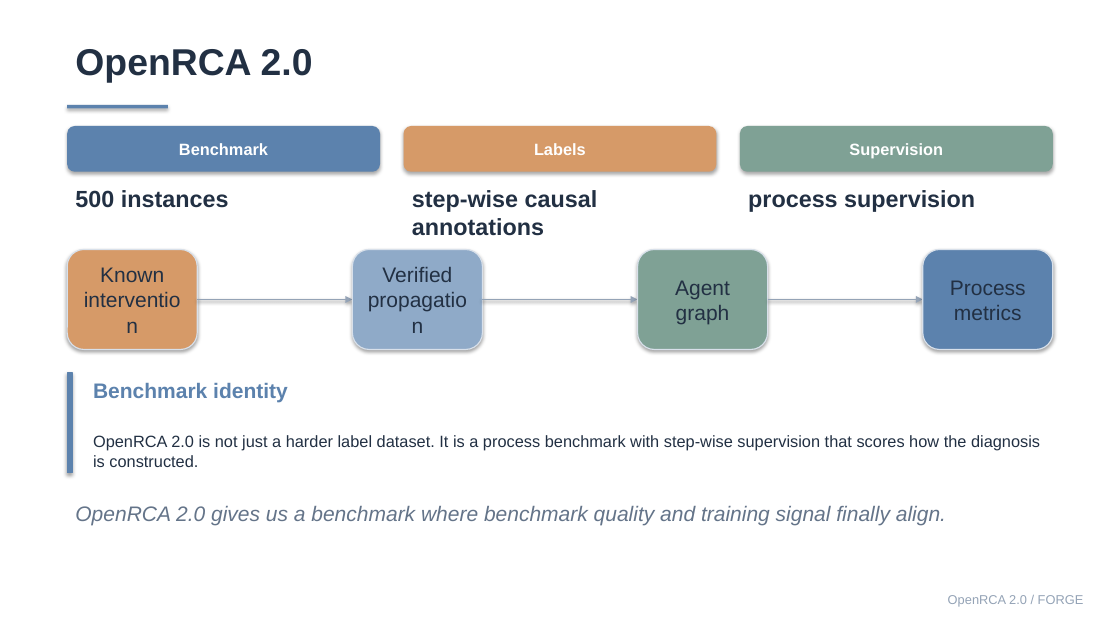
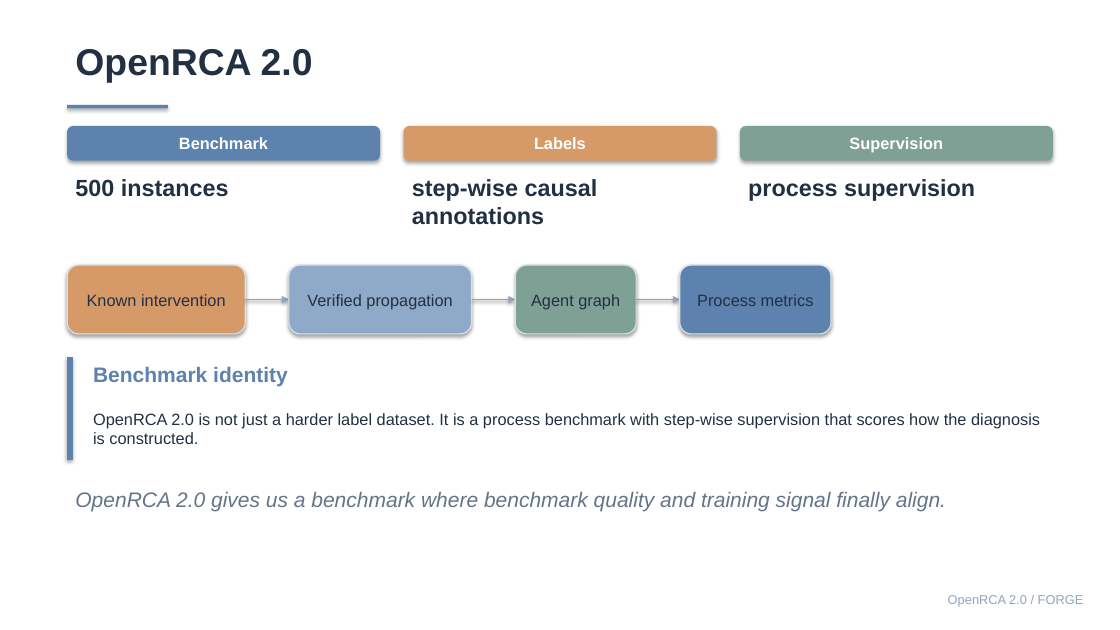
Before and after one commit to Lincyaw/paperops, a slide deck: slide 14 of examples/self-intro/diagnostic_world_model.pptx. Drawn at 1120x630 pixels with LibreOffice and Linux fonts; fonts in the diff are those of the drawing. Boxes give left, top, right and bottom in pixels: in the first picture for what was removed or moved away, otherwise in the second. Text is boxed around its words. In the diff, an @@ line names an element or a change of style, - is before the commit and + after.

Commit message:
Fix slide layout sizing and preview wrapping

```diff
--- a/examples/self-intro/diagnostic_world_model.pptx
+++ b/examples/self-intro/diagnostic_world_model.pptx
@@ rounded rectangle "Benchmark": place and size @@
-rounded rectangle "Benchmark" at [67,126,380,171]
+rounded rectangle "Benchmark" at [67,126,380,160]
@@ rounded rectangle "Labels": place and size @@
-rounded rectangle "Labels" at [403,126,716,171]
+rounded rectangle "Labels" at [403,126,716,160]
@@ rounded rectangle "Supervision": place and size @@
-rounded rectangle "Supervision" at [740,126,1053,171]
+rounded rectangle "Supervision" at [740,126,1053,160]
@@ text "500 instances": place and size @@
-text "500 instances" at [75,190,229,208]
+text "500 instances" at [75,179,229,197]
@@ text "step-wise causal annotations": place and size @@
-text "step-wise causal annotations" at [412,190,598,236]
+text "step-wise causal annotations" at [412,179,598,225]
@@ text "process supervision": place and size @@
-text "process supervision" at [748,190,975,212]
+text "process supervision" at [748,179,975,201]
@@ rounded rectangle "Known intervention": place and size @@
-rounded rectangle "Known intervention" at [67,250,197,350]
+rounded rectangle "Known intervention" at [67,265,245,334]
@@ rounded rectangle "Verified propagation": place and size @@
-rounded rectangle "Verified propagation" at [353,250,483,350]
+rounded rectangle "Verified propagation" at [289,265,471,334]
@@ rounded rectangle "Agent graph": place and size @@
-rounded rectangle "Agent graph" at [638,250,768,350]
+rounded rectangle "Agent graph" at [515,265,636,334]
@@ size 18 to 14 pt in 4 elements at [67,265,245,334], [289,265,471,334], [515,265,636,334], [680,265,831,334] @@
@@ rounded rectangle "Process metrics": place and size @@
-rounded rectangle "Process metrics" at [923,250,1054,350]
+rounded rectangle "Process metrics" at [680,265,831,334]
@@ arrow moved from (197, 299) - (353, 299) to (245, 299) - (289, 299) @@
@@ arrow moved from (482, 299) - (638, 299) to (471, 299) - (515, 299) @@
@@ arrow moved from (768, 299) - (923, 299) to (636, 299) - (680, 299) @@
@@ rectangle: place and size @@
-rectangle at [67,373,72,473]
+rectangle at [67,357,72,459]
@@ text "Benchmark identity": place and size @@
-text "Benchmark identity" at [93,383,288,402]
+text "Benchmark identity" at [93,367,288,387]
@@ text "OpenRCA 2.0 is not just ...": place and size @@
-text "OpenRCA 2.0 is not just ..." at [93,435,1040,467]
+text "OpenRCA 2.0 is not just ..." at [93,413,1040,444]
@@ text "OpenRCA 2.0 gives us a ...": place and size @@
-text "OpenRCA 2.0 gives us a ..." at [75,506,946,526]
+text "OpenRCA 2.0 gives us a ..." at [75,492,946,512]
```
Also in this commit, not shown: 19 other slides changed, 28 other files.
